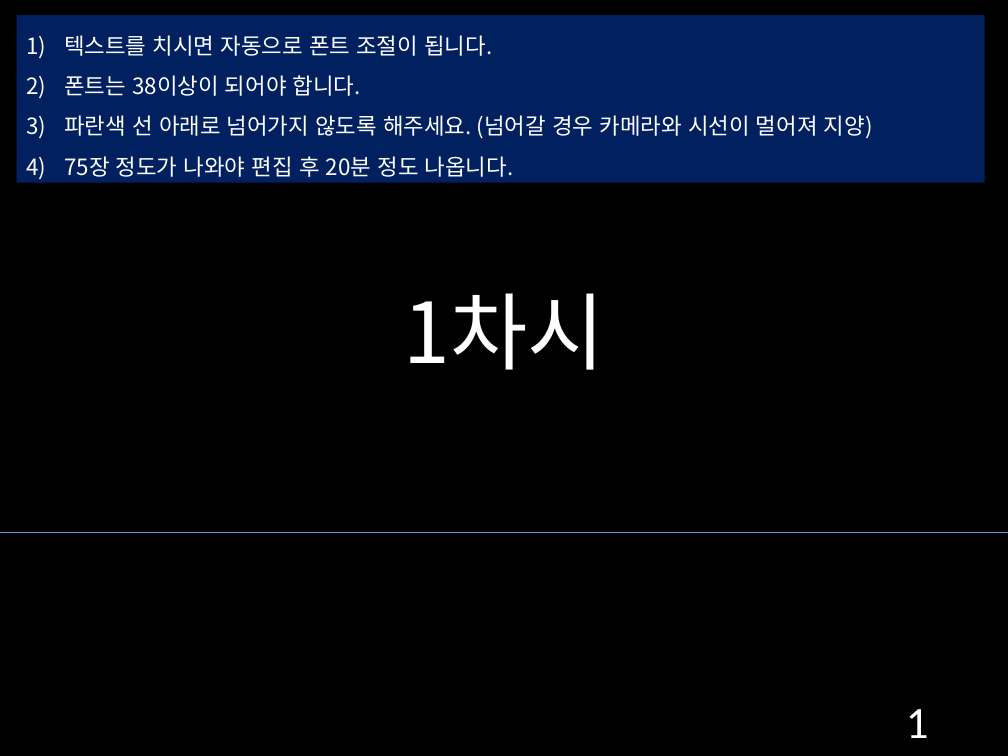
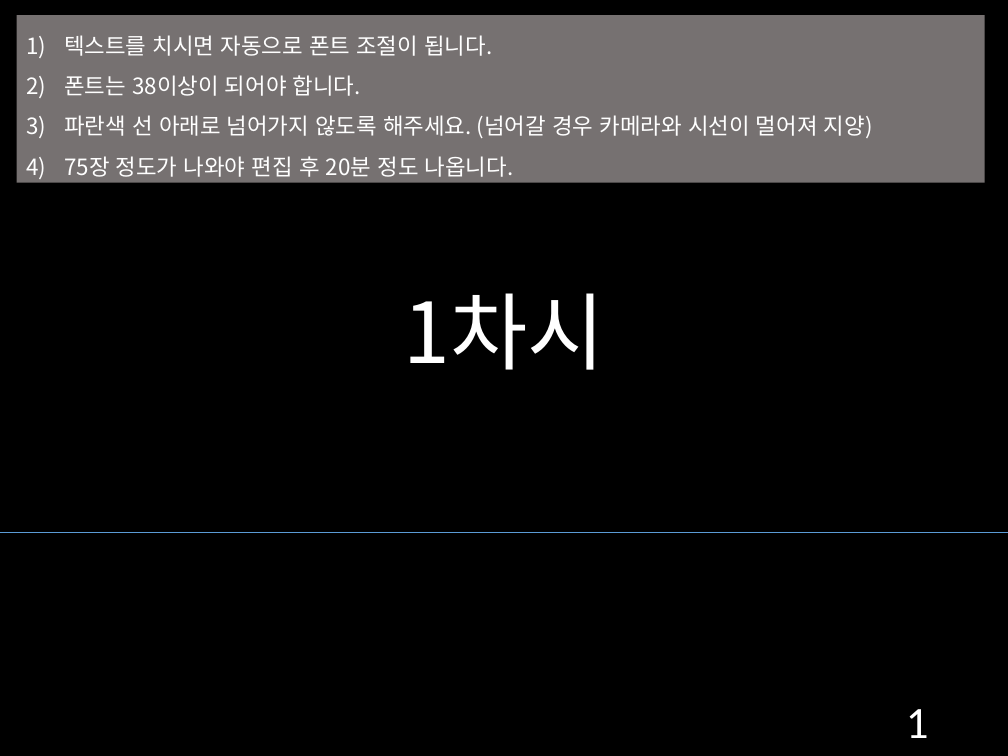
Before and after one commit to kimhj11/streamlit-app, a slide deck: slide 1 of ppt_sample.pptx. Drawn at 1008x756 pixels with LibreOffice and Linux fonts; fonts in the diff are those of the drawing. Boxes give left, top, right and bottom in pixels: in the first picture for what was removed or moved away, otherwise in the second. Text is boxed around its words. In the diff, an @@ line names an element or a change of style, - is before the commit and + after.

```diff
--- a/ppt_sample.pptx
+++ b/ppt_sample.pptx
@@ rectangle "텍스트를 치시면 자동으로 폰트 조절이 ..." at (16, 15, 984, 182): fill #002060 to #767171 @@
```
